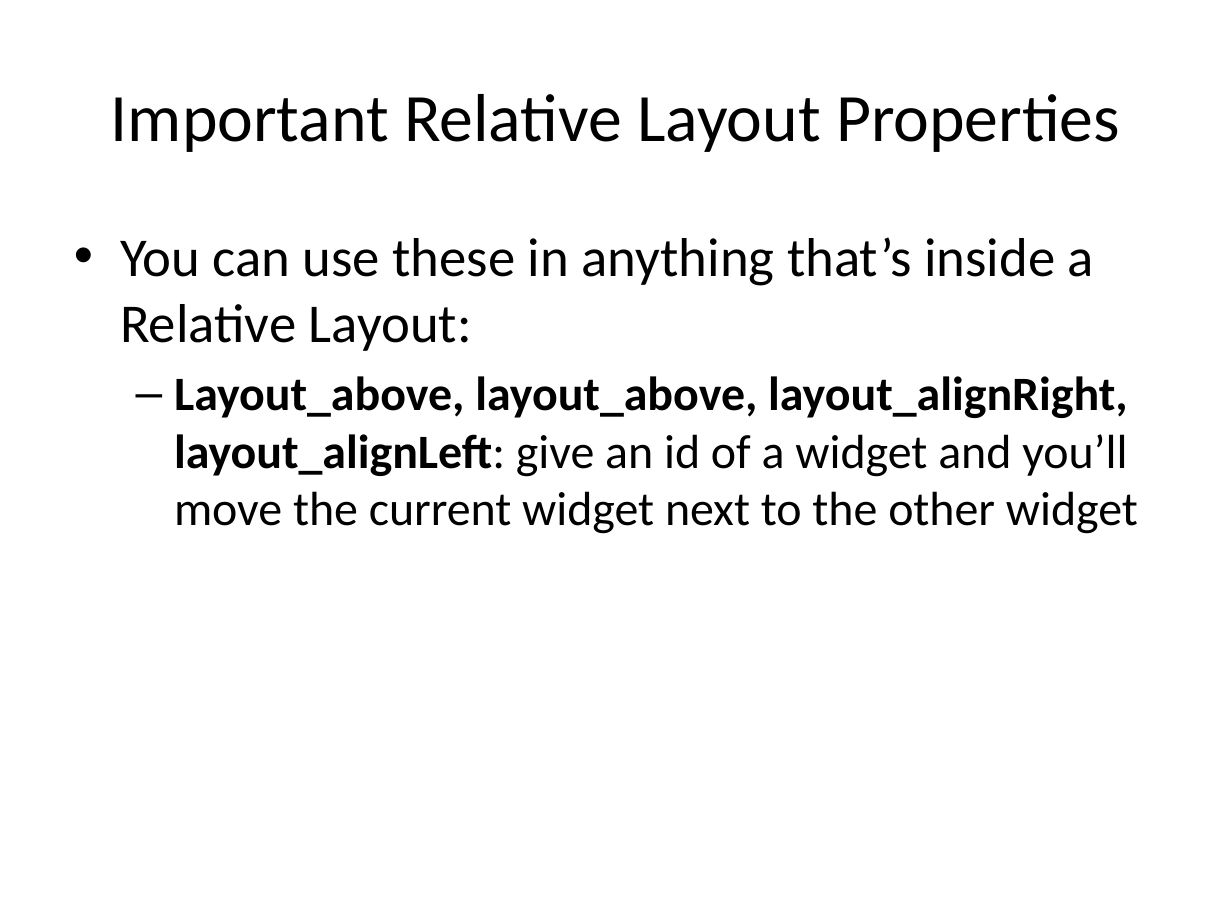
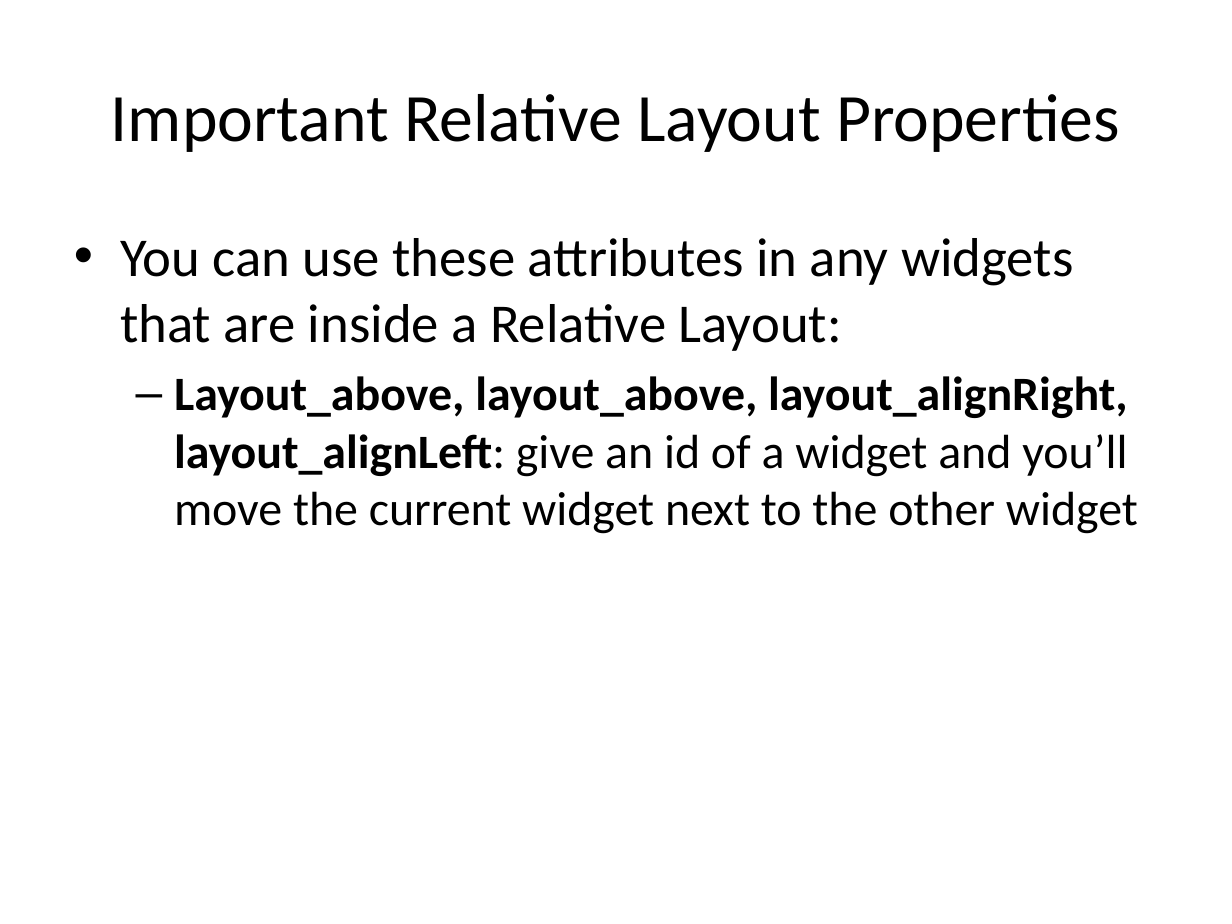
Before and after one commit to chang47/AndroidTutorial, a slide deck: slide 26 of Lesson1 First App/Android Lesson 1.pptx (slide 11 before the commit). Drawn at 1232x924 pixels with LibreOffice and Linux fonts; fonts in the diff are those of the drawing. Boxes give left, top, right and bottom in pixels: in the first picture for what was removed or moved away, otherwise in the second. Text is boxed around its words. In the diff, an @@ line names an element or a change of style, - is before the commit and + after.

```diff
--- a/Lesson1 First App/Android Lesson 1.pptx
+++ b/Lesson1 First App/Android Lesson 1.pptx
@@ text at (120, 238, 1074, 351): text changed @@
-• You can use these in anything that’s inside a Relative Layout:
+• You can use these attributes in any widgets that are inside a Relative Layout:
```
Also in this commit, not shown: 7 other slides changed, 26 slides added, 1 slide removed, 30 other files.
